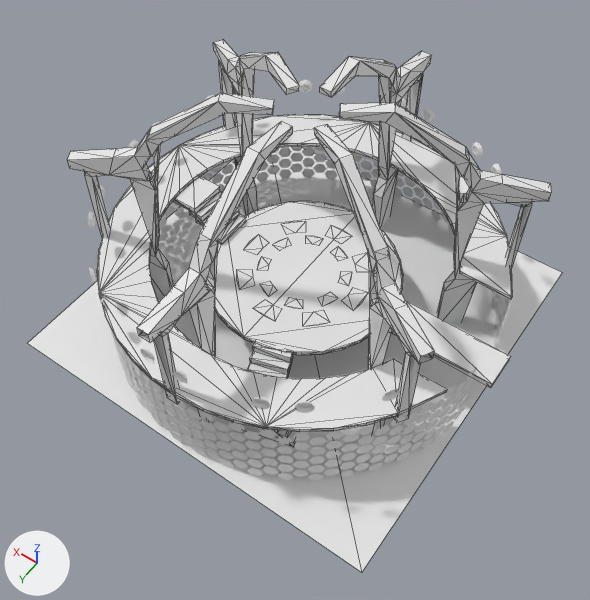
A saved change to the OBJ model Models/Matt Smith Interior.obj.
Before and after are seen from a camera (50 mm lens) standing at (-36.9, 53.6, 77.5) and looking at (-3.2, 6.4, 3.3). The lights are fixed; the arrows at lower left show +X, +Y and +Z. Mesh edges are drawn as thin lines on the coarser meshes. Where no turn or scale is listed for an object, it has been applied to the vertices.

The first picture shows 'Catwalk', 'Floor', 'Grating', 'Hexagon-One', 'Hexagon-Two', 'Pillars', 'Platform', 'Roundel_1', 'Roundel_2', 'Stairs'.
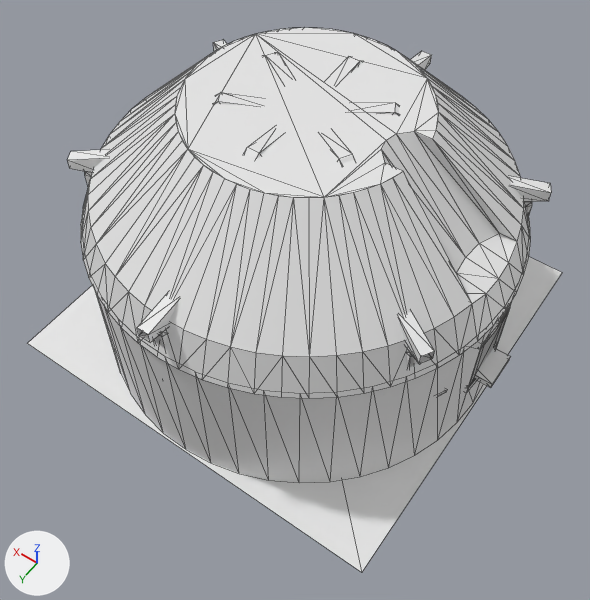
What differs and where, as boxes (x1, y1, x2, y2) in the pictures (590 x 600 px):
'Roof', added: after (81, 28, 531, 398)
'Walls', added: after (97, 296, 512, 482)
'Pillars', unchanged, covered by the edit: before (67, 40, 551, 435); after (67, 40, 551, 368)
'Catwalk', unchanged, covered by the edit: before (97, 114, 512, 432)
'Platform', unchanged, covered by the edit: before (215, 201, 403, 355)
'Hexagon-Two', unchanged, covered by the edit: before (109, 147, 510, 481)

Diff of the bpy script that builds the scene:
```diff
--- a/Models/Matt Smith Interior.obj.py
+++ b/Models/Matt Smith Interior.obj.py
@@ me_walls @@
+me_walls.from_pydata(...)  # 118 vertices, 142 faces; spans x -24.8..24.7, y -24.7..24.7, z -7.3..11.7
@@ me_roof @@
+me_roof.from_pydata(...)  # 187 vertices, 312 faces; spans x -25.0..25.0, y -25.0..25.0, z 11.2..25.6
@@ ob_walls @@
+ob_walls = bpy.data.objects.new('Walls', me_walls)
+ob_walls.location = (0.0, 0.0, 0.0)
@@ ob_roof @@
+ob_roof = bpy.data.objects.new('Roof', me_roof)
+ob_roof.location = (0.0, 0.0, 0.0)
```
